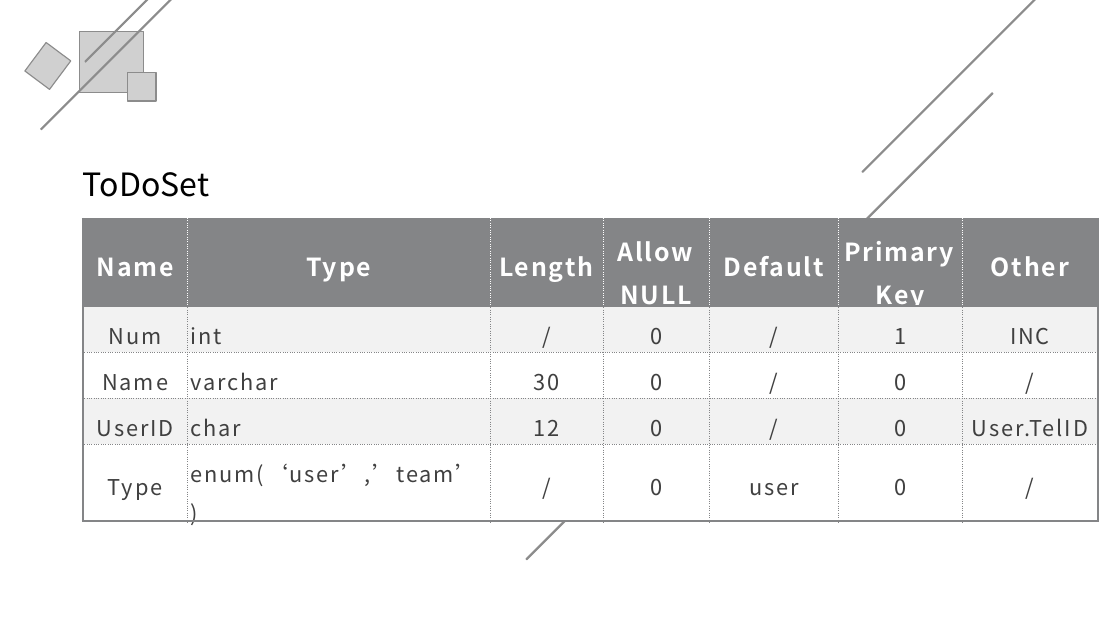
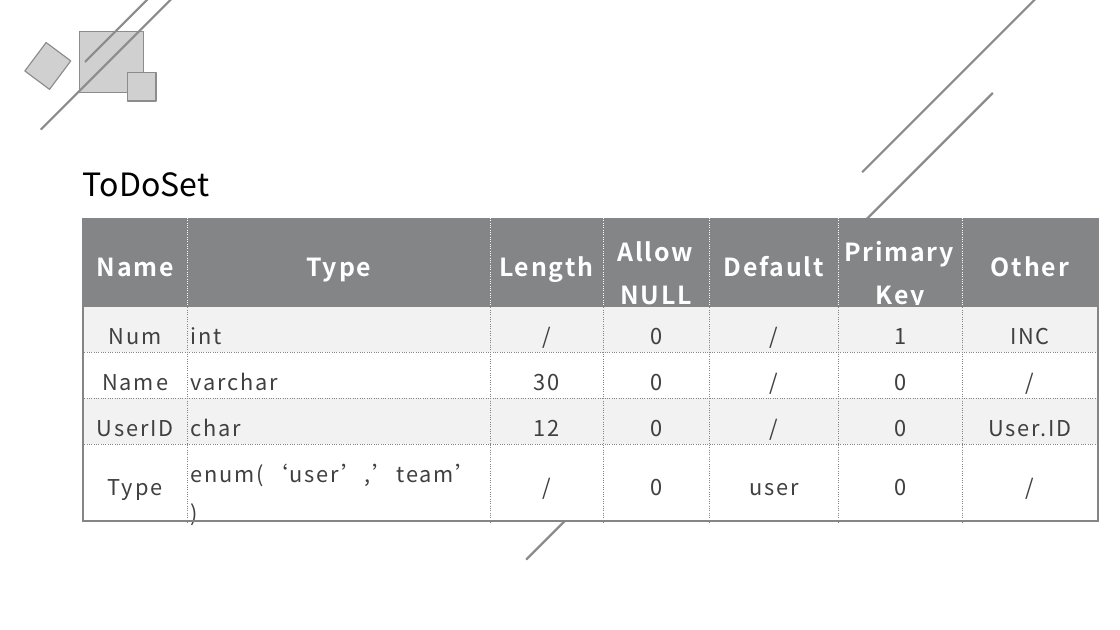
Before and after one commit to xubanxian233/teamProjiect, a slide deck: slide 20 of 文档/TimeMaster_数据库设计答辩.pptx (slide 17 before the commit). Drawn at 1120x630 pixels with LibreOffice and Linux fonts; fonts in the diff are those of the drawing; grey boxes stand for pictures. Boxes give left, top, right and bottom in pixels: in the first picture for what was removed or moved away, otherwise in the second. Text is boxed around its words. In the diff, an @@ line names an element or a change of style, - is before the commit and + after.

```diff
--- a/文档/TimeMaster_数据库设计答辩.pptx
+++ b/文档/TimeMaster_数据库设计答辩.pptx
@@ table at [83,218,1096,517] @@
-row 4, column 7: User.TelID
+row 4, column 7: User.ID
```
Also in this commit, not shown: 8 other slides changed, 3 slides added, 1 other file.
